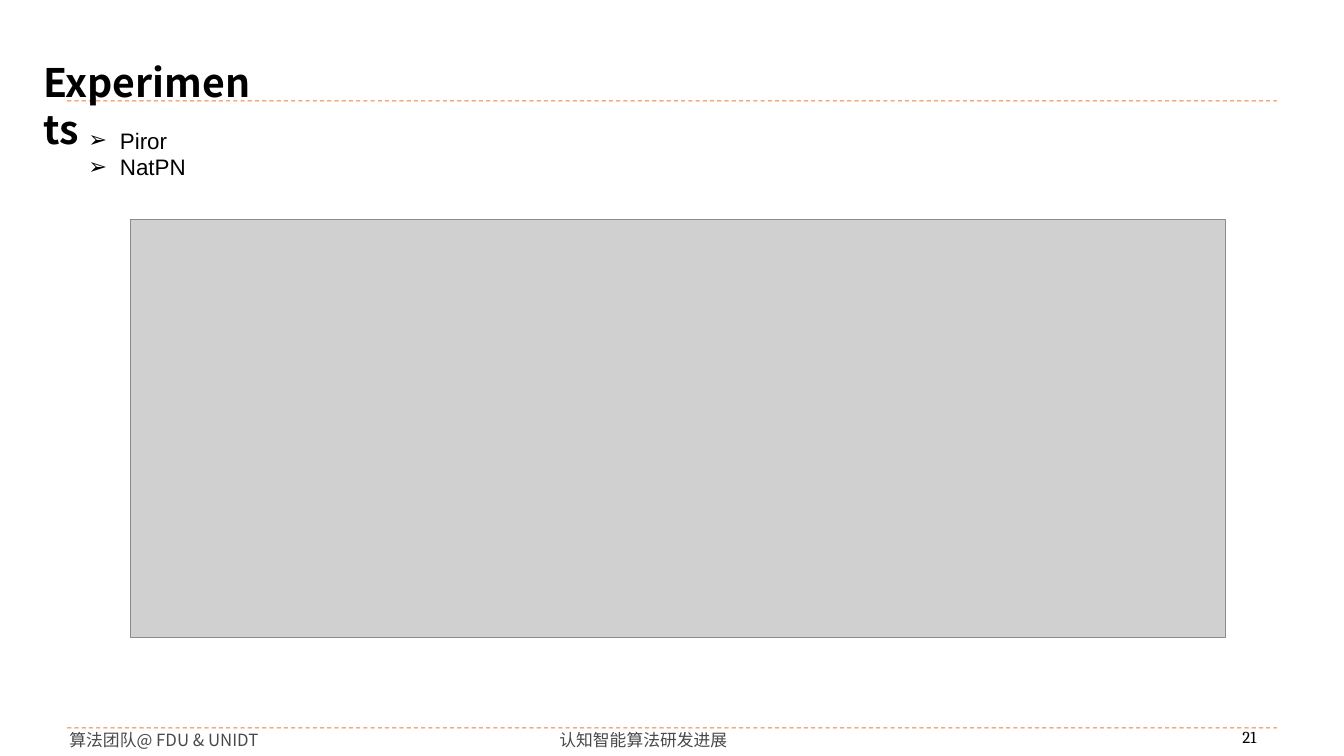
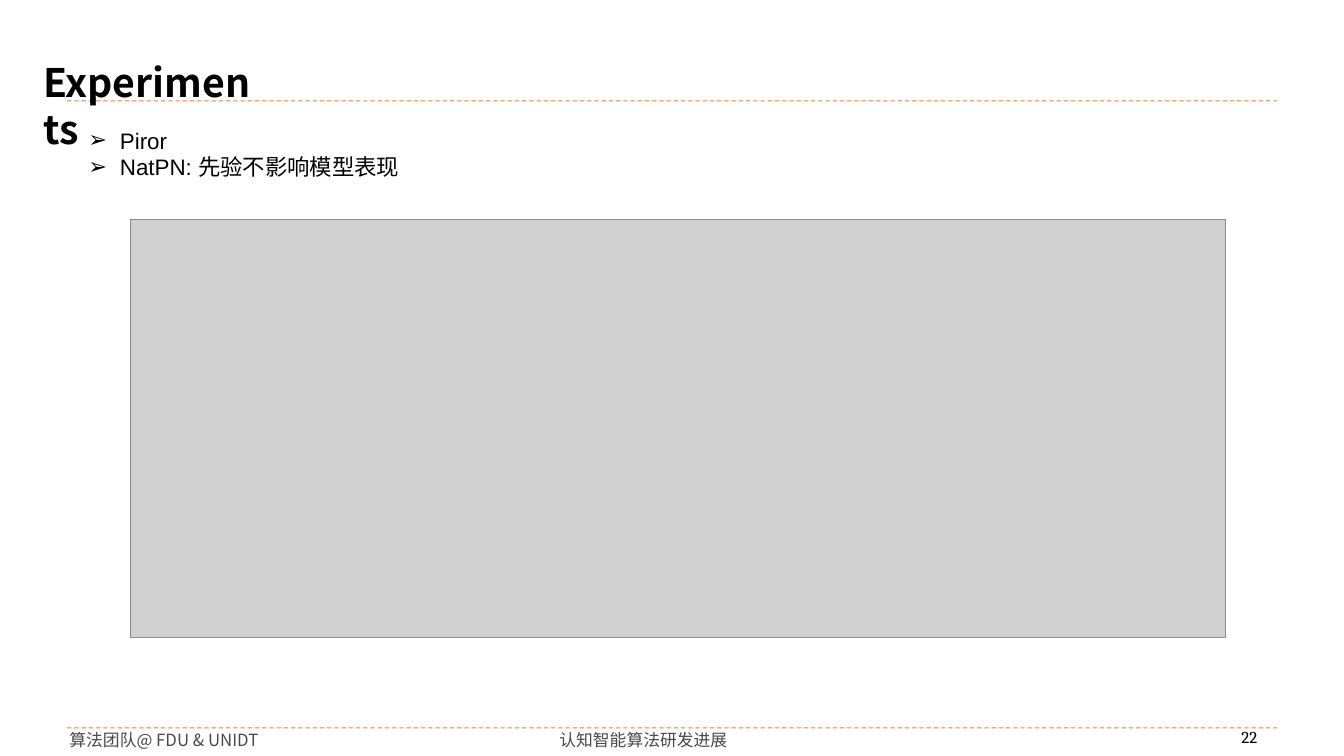
Before and after one commit to buyizhiyou/YYMUncertainty, a slide deck: slide 22 of pre/ddu_pre.pptx (slide 21 before the commit). Drawn at 1344x756 pixels with LibreOffice and Linux fonts; fonts in the diff are those of the drawing; grey boxes stand for pictures; background and template pictures are left out. Boxes give left, top, right and bottom in pixels: in the first picture for what was removed or moved away, otherwise in the second. Text is boxed around its words. In the diff, an @@ line names an element or a change of style, - is before the commit and + after.

```diff
--- a/pre/ddu_pre.pptx
+++ b/pre/ddu_pre.pptx
@@ text at (x1=120, y1=156, x2=399, y2=177): text changed @@
-➢ NatPN
+➢ NatPN: 先验不影响模型表现
@@ page number at (x1=1241, y1=728, x2=1257, y2=743): text changed @@
-21
+22
```
Also in this commit, not shown: 13 other slides changed, 6 slides added, 3 slides removed, 10 other files.
